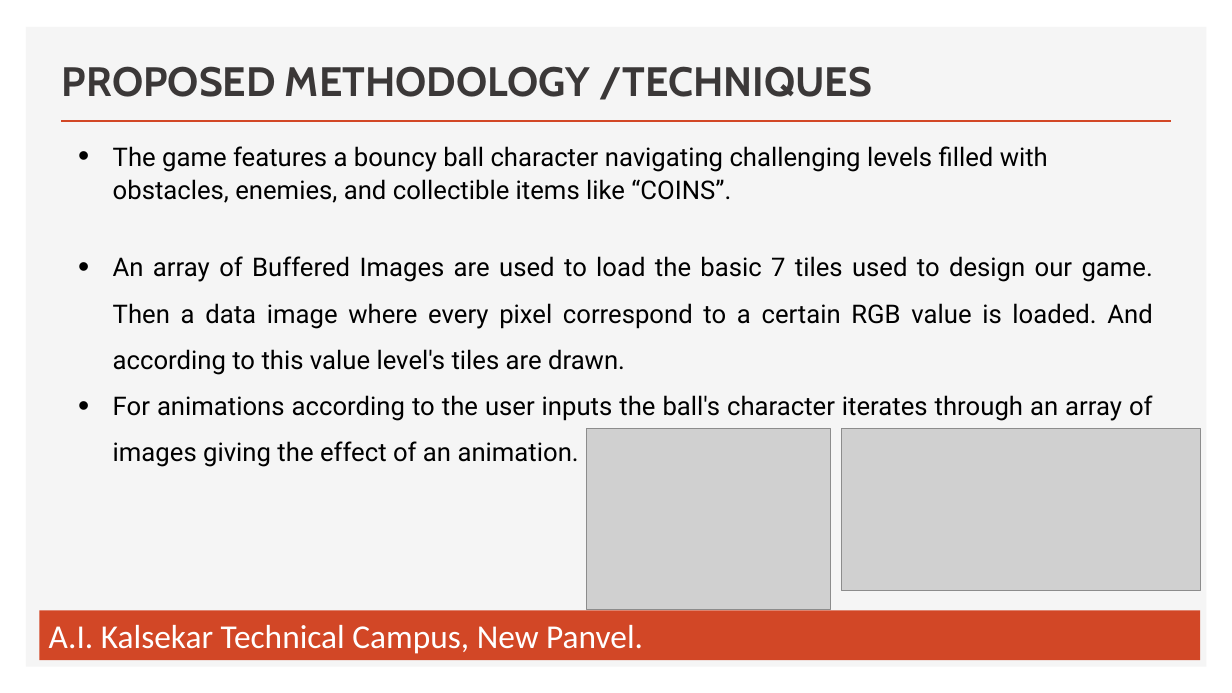
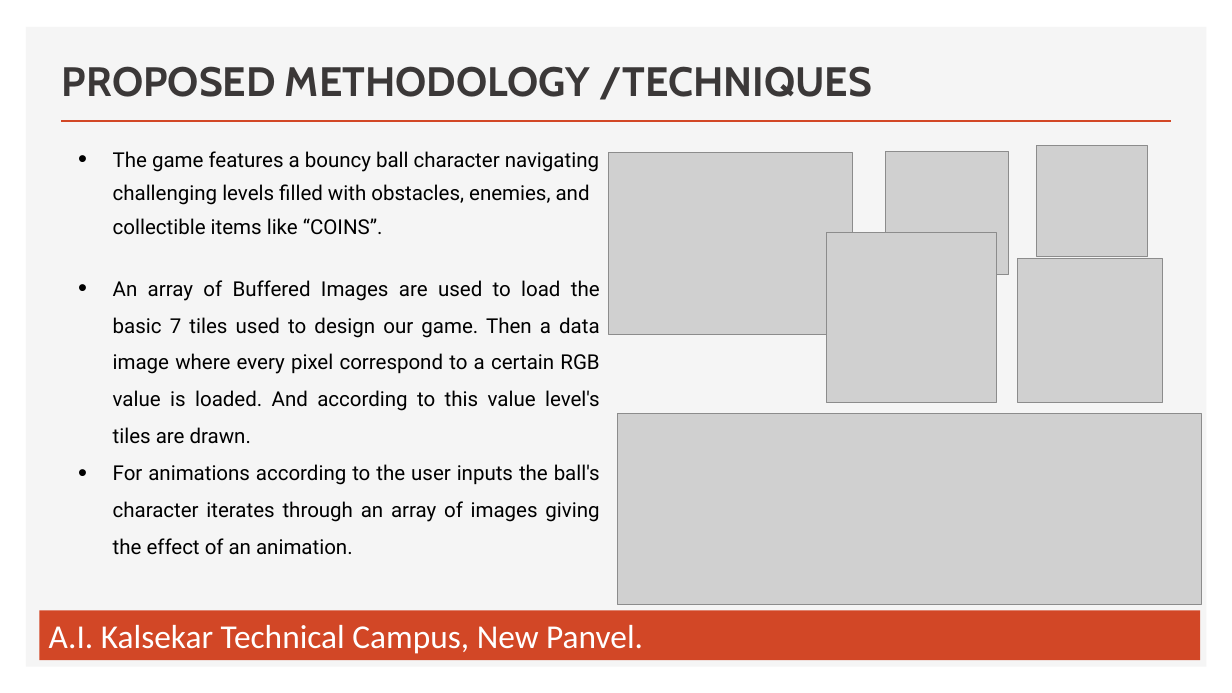
Before and after one commit to My-Project-Group-College/Adventure_Ball_Game, a slide deck: slide 7 of Presentation-2 Group 6 SE_MP_1A.pptx. Drawn at 1232x693 pixels with LibreOffice and Linux fonts; fonts in the diff are those of the drawing; grey boxes stand for pictures. Boxes give left, top, right and bottom in pixels: in the first picture for what was removed or moved away, otherwise in the second. Text is boxed around its words. In the diff, an @@ line names an element or a change of style, - is before the commit and + after.

```diff
--- a/Presentation-2 Group 6 SE_MP_1A.pptx
+++ b/Presentation-2 Group 6 SE_MP_1A.pptx
@@ text "The game features a bouncy ..." at <box>113,151,600,555</box>: size 20 to 16 pt @@
@@ picture added at <box>1037,146,1148,257</box> @@
@@ picture: place and size @@
-picture at <box>586,429,830,610</box>
+picture at <box>609,152,853,334</box>
@@ picture added at <box>885,151,1008,274</box> @@
@@ picture added at <box>826,233,996,403</box> @@
@@ picture added at <box>1018,258,1163,403</box> @@
@@ picture: place and size @@
-picture at <box>842,429,1201,592</box>
+picture at <box>617,413,1202,604</box>
```
Also in this commit, not shown: 3 other slides changed, 1 slide added.
